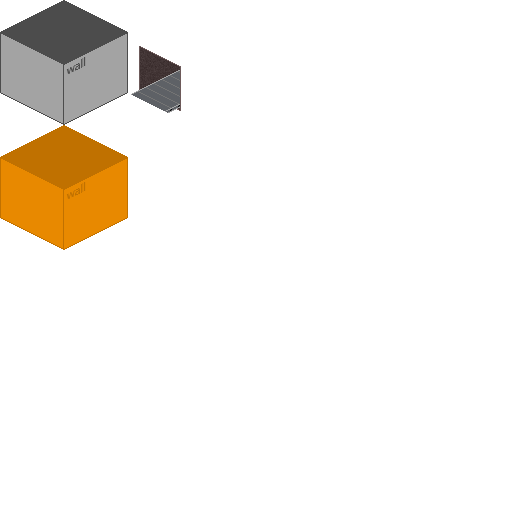
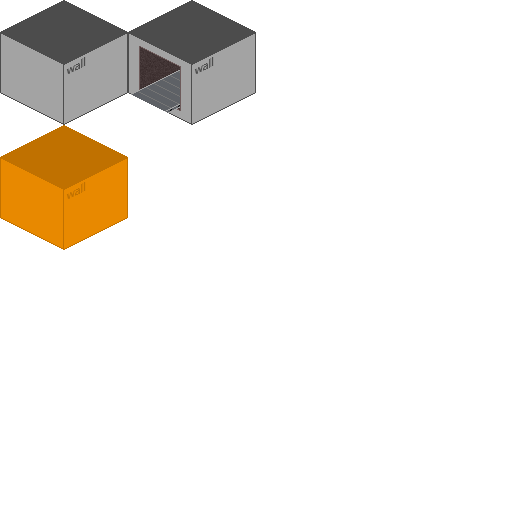
Layer changes from the first (512, 508) image to the second:
showed "Layer 1 copy" over [128, 0, 256, 125]
